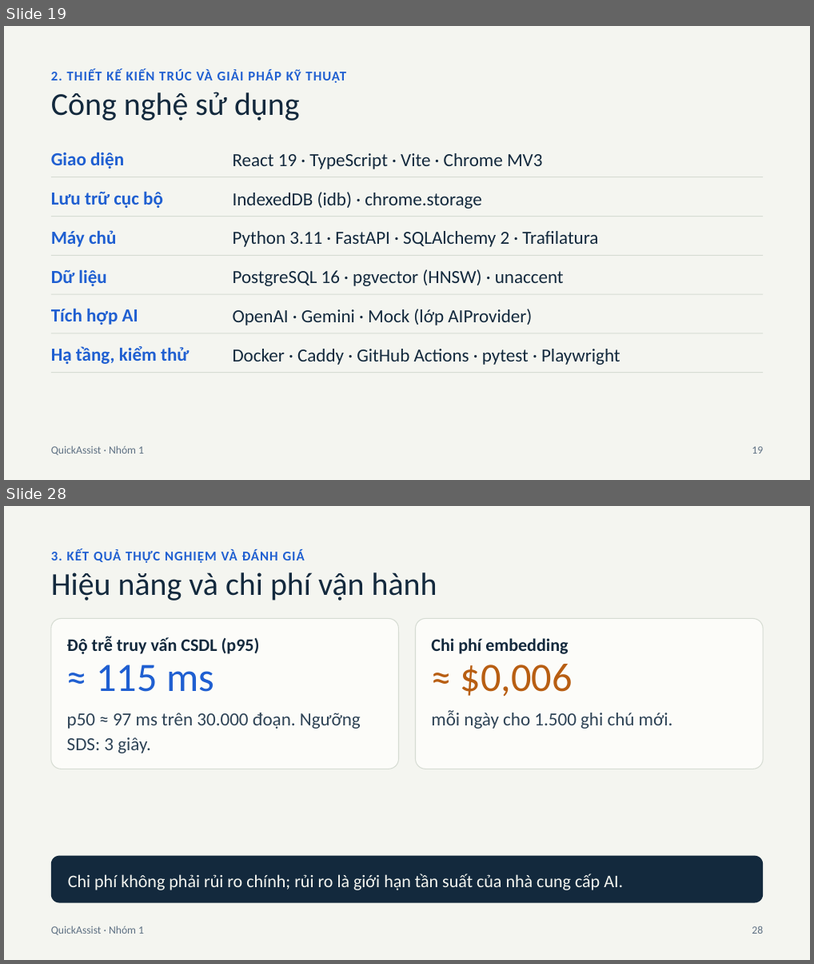
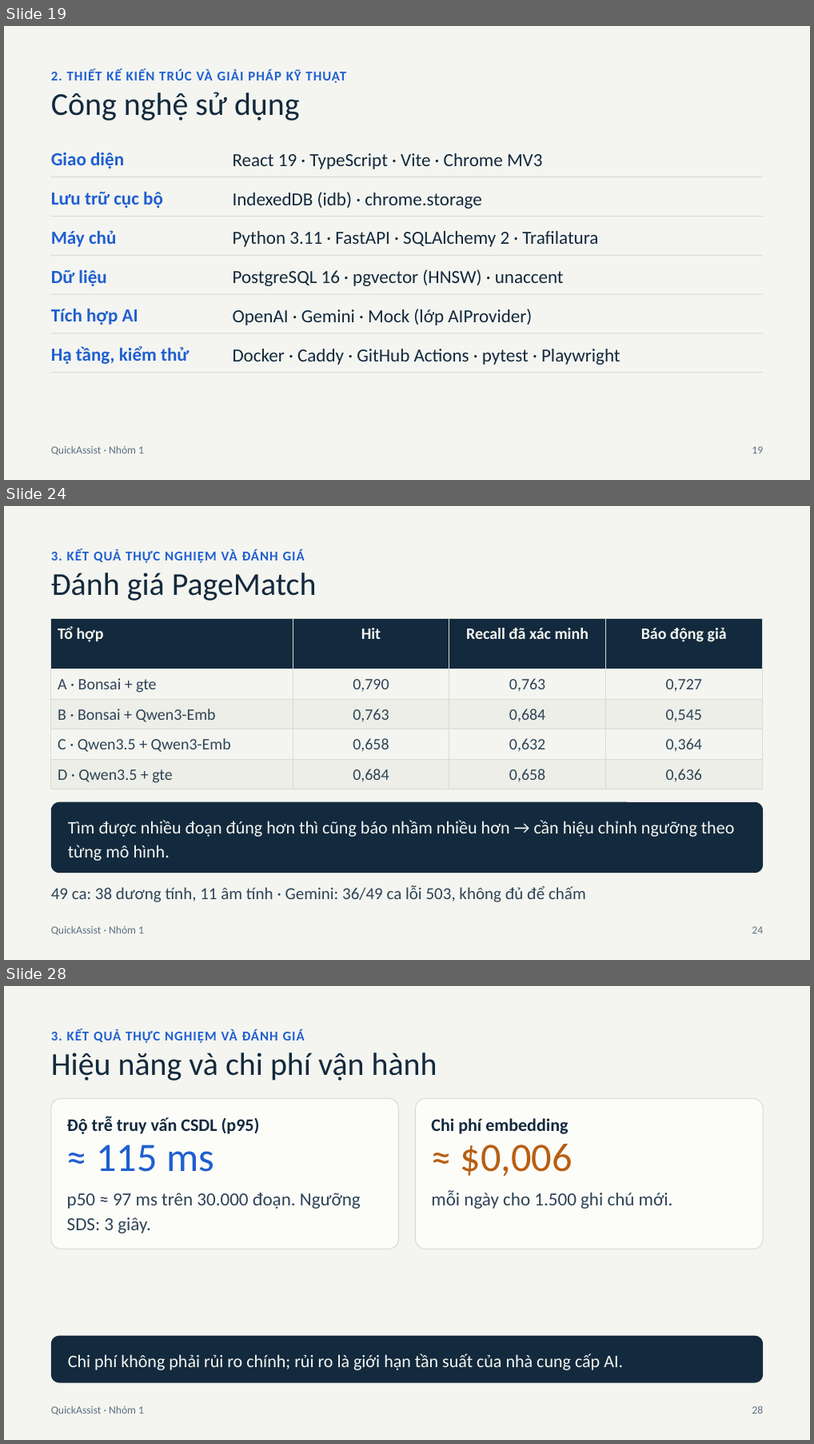
Before and after one commit to watashiwalds/quick-assist-ext, a slide deck: docs/specs/Presentation_Nhom01.pptx. Shown one above the other, each under a label of ours: slides 19 and 28 before the commit, slides 19, 24 and 28 after it; the slides between them are not shown. The pictures are 814x964 and 814x1444 pixels, drawn with LibreOffice and Linux fonts; fonts in the diff are those of the drawing. Boxes give left, top, right and bottom in pixels: in the first picture for what was removed or moved away, otherwise in the second. Text is boxed around its words. In the diff, an @@ line names an element or a change of style, - is before the commit and + after.

```diff
--- a/docs/specs/Presentation_Nhom01.pptx
+++ b/docs/specs/Presentation_Nhom01.pptx
@@ slide 24 added at bbox=[4, 506, 810, 960], background #F4F5F0 @@
@@ text added at bbox=[51, 550, 305, 563], 16 pt, text #1F5FD1, bold @@
+3. KẾT QUẢ THỰC NGHIỆM VÀ ĐÁNH GIÁ
@@ text added at bbox=[51, 572, 317, 600], 38 pt, text #13293D @@
+Đánh giá PageMatch
@@ table added at bbox=[51, 619, 763, 789], 5 rows, 4 columns @@
+Tổ hợp | Hit | Recall đã xác minh | Báo động giả
+A · Bonsai + gte | 0,790 | 0,763 | 0,727
+B · Bonsai + Qwen3-Emb | 0,763 | 0,684 | 0,545
+C · Qwen3.5 + Qwen3-Emb | 0,658 | 0,632 | 0,364
+D · Qwen3.5 + gte | 0,684 | 0,658 | 0,636
@@ rounded rectangle added at bbox=[51, 802, 764, 872], fill #13293D @@
@@ text added at bbox=[68, 820, 735, 860], 21 pt, text #F4F5F0 @@
+Tìm được nhiều đoạn đúng hơn thì cũng báo nhầm nhiều hơn → cần hiệu chỉnh ngưỡng theo từng mô hình.
@@ text added at bbox=[51, 885, 586, 902], 20 pt, text #2E4356 @@
+49 ca: 38 dương tính, 11 âm tính · Gemini: 36/49 ca lỗi 503, không đủ để chấm
@@ text added at bbox=[51, 925, 144, 935], 13 pt, text #5F7184 @@
+QuickAssist · Nhóm 1
@@ text added at bbox=[752, 926, 763, 933], 13 pt, text #5F7184 @@
+24
```
Also in this commit, not shown: 5 slides changed, 5 other slides added, 6 slides removed, 4 other files.
